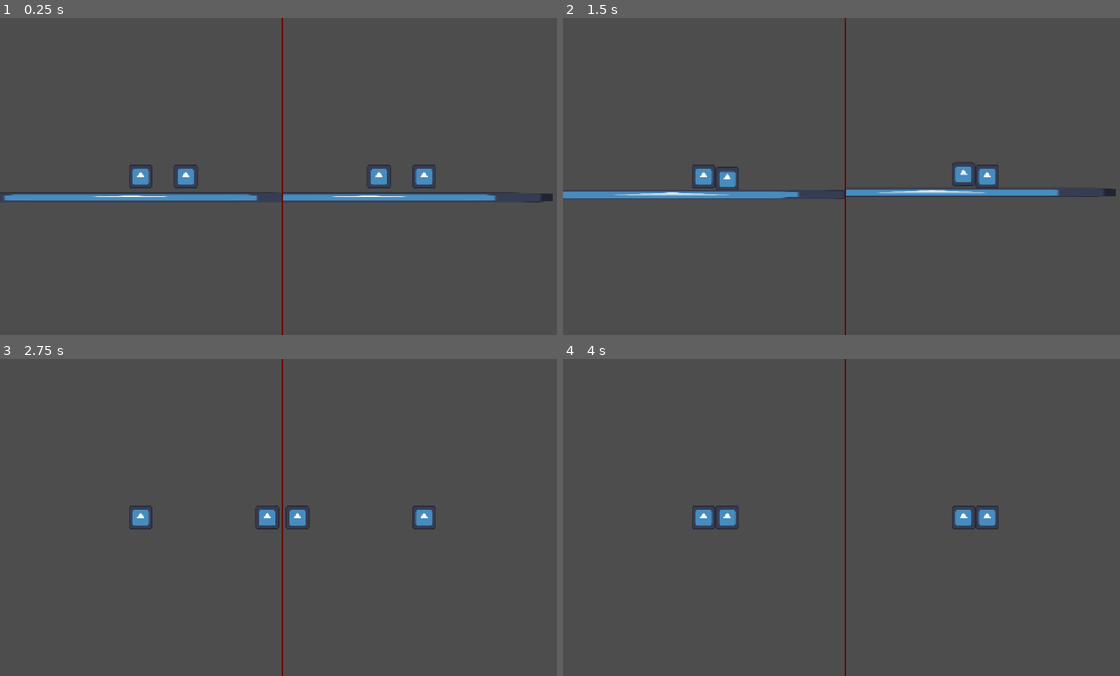
Above: before the commit, frames 1-4 (two rows, left to right).
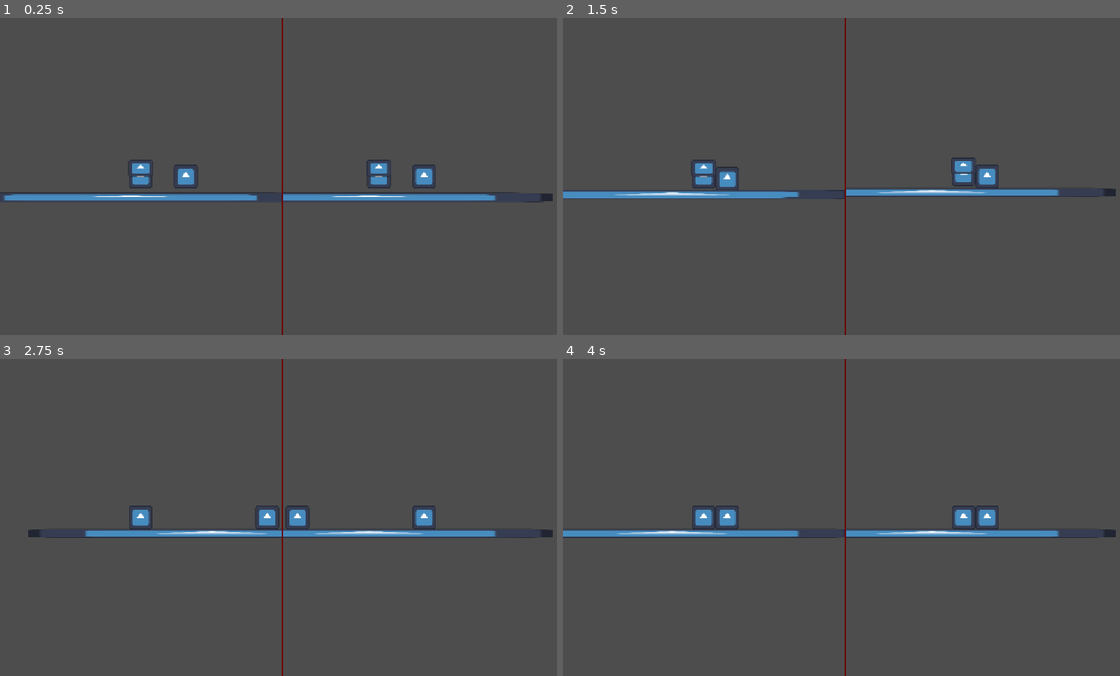
Above: after the commit, the same moments.

Repository: Abaan404/Sask-Game-Jam-Fall-2026
Game: Godot game, scene res://Scenes/HUD/split_screen.tscn
The game is run twice, just before and just after one commit, with the same random seed, the same clock (stepped at 60 frames per second) and the same inputs. The engine's default icon, where the game draws it, is replaced by a stand-in: a white triangle on a blue panel in a dark square.
Inputs:
- Up to frame 1 (0.25 s): no input
- Up to frame 2 (1.5 s): hold D (right) from 0.53 s (still down); tap W (up) at 0.77 s
- Up to frame 3 (2.75 s): tap W (up) at 1.52 s; tap Enter at 2 s; release D (right) at 2.03 s; hold A (left) from 2.03 s (still down)
- Up to frame 4 (4 s): release A (left) at 2.78 s; hold D (right) from 2.78 s (still down); tap W (up) at 3.02, 3.77 s

The runs differ from the first frame. In frame 1, 0.3% of the frame differs, in the area x 22-71%, y 44-51%; in frame 2, 0.2%; in frame 3, 1.8%; in frame 4, 1.9%, in the area x 0-100%, y 53-57%.

Commit message:
small fixes

Diff:
--- a/game-jam-fall-2026/Scenes/Abilities/GlidingLeaf.tscn
+++ b/game-jam-fall-2026/Scenes/Abilities/GlidingLeaf.tscn
@@ -3,11 +3,11 @@
 [ext_resource type="Script" uid="uid://cys06o8fjtwrn" path="res://Scripts/GlidingLeaf.gd" id="1_ehqfi"]
 [ext_resource type="Texture2D" uid="uid://dyx0lyhhja2ga" path="res://Assets/icon.svg" id="2_2cdbr"]
 
-[node name="GlidingLeaf" type="Node2D" unique_id=2085603314]
+[node name="GlidingLeaf" type="Node2D" unique_id=2085603314 node_paths=PackedStringArray("sprite")]
 script = ExtResource("1_ehqfi")
+sprite = NodePath("Sprite2D")
 
 [node name="Sprite2D" type="Sprite2D" parent="." unique_id=559184645]
-visible = false
 position = Vector2(0, -17)
 scale = Vector2(0.3945309, 0.26171863)
 texture = ExtResource("2_2cdbr")
--- a/game-jam-fall-2026/Scenes/Entities/Player.tscn
+++ b/game-jam-fall-2026/Scenes/Entities/Player.tscn
@@ -8,9 +8,6 @@
 
 [node name="Player" type="CharacterBody2D" unique_id=1438121118 node_paths=PackedStringArray("camera_transform")]
 script = ExtResource("1_v402d")
-speed = null
-jump = null
-gliding = null
 camera_transform = NodePath("CameraTransform")
 
 [node name="CollisionShape2D" type="CollisionShape2D" parent="." unique_id=832242272]
--- a/game-jam-fall-2026/Scenes/Levels/test_scene.tscn
+++ b/game-jam-fall-2026/Scenes/Levels/test_scene.tscn
@@ -9,8 +9,11 @@
 
 [node name="TestScene" type="Node2D" unique_id=1565828327]
 
-[node name="Player" parent="." unique_id=1438121118 instance=ExtResource("1_sgftv")]
+[node name="Player" parent="." unique_id=1438121118 node_paths=PackedStringArray("abilities") instance=ExtResource("1_sgftv")]
 position = Vector2(20, -73)
+abilities = [NodePath("GlidingLeaf")]
+
+[node name="GlidingLeaf" parent="Player" unique_id=2085603314 instance=ExtResource("2_dv2c3")]
 
 [node name="Player2" parent="." unique_id=2085434168 instance=ExtResource("1_sgftv")]
 position = Vector2(112, -73)
@@ -26,15 +29,6 @@
 scale = Vector2(5.8515625, 0.1484375)
 texture = ExtResource("2_2u58p")
 
-[node name="Player" parent="." unique_id=1438121118 node_paths=PackedStringArray("abilities") instance=ExtResource("1_sgftv")]
-position = Vector2(20, -73)
-speed = 300.0
-jump = -400.0
-gliding = false
-abilities = [NodePath("GlidingLeaf")]
-
-[node name="GlidingLeaf" parent="Player" unique_id=2085603314 node_paths=PackedStringArray("sprite") instance=ExtResource("2_dv2c3")]
-sprite = NodePath("../../StaticBody2D/Sprite2D")
 [node name="Sprite2D" type="Sprite2D" parent="." unique_id=1113904712]
 visible = false
 position = Vector2(-112.00003, -228)
